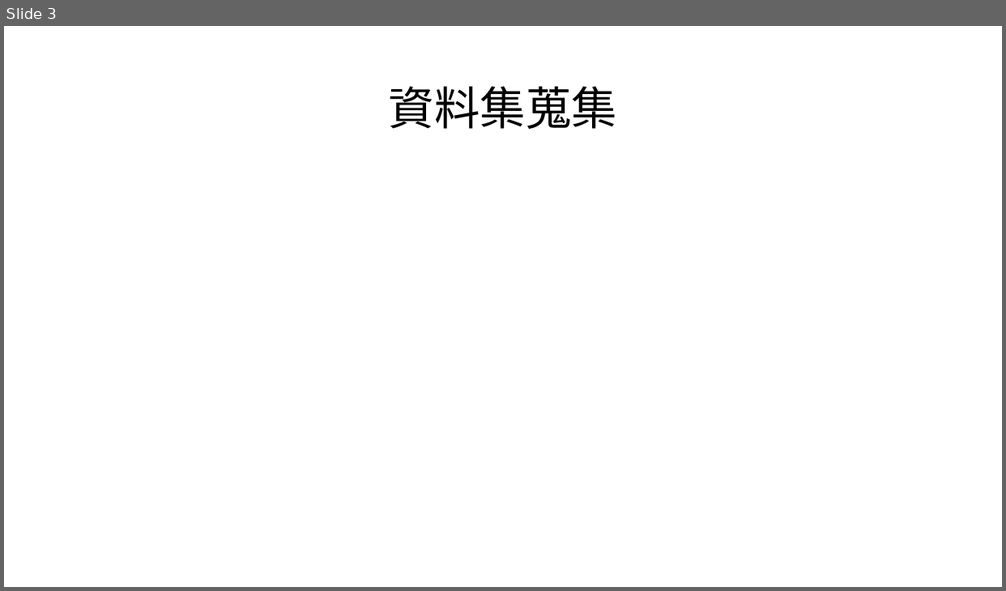
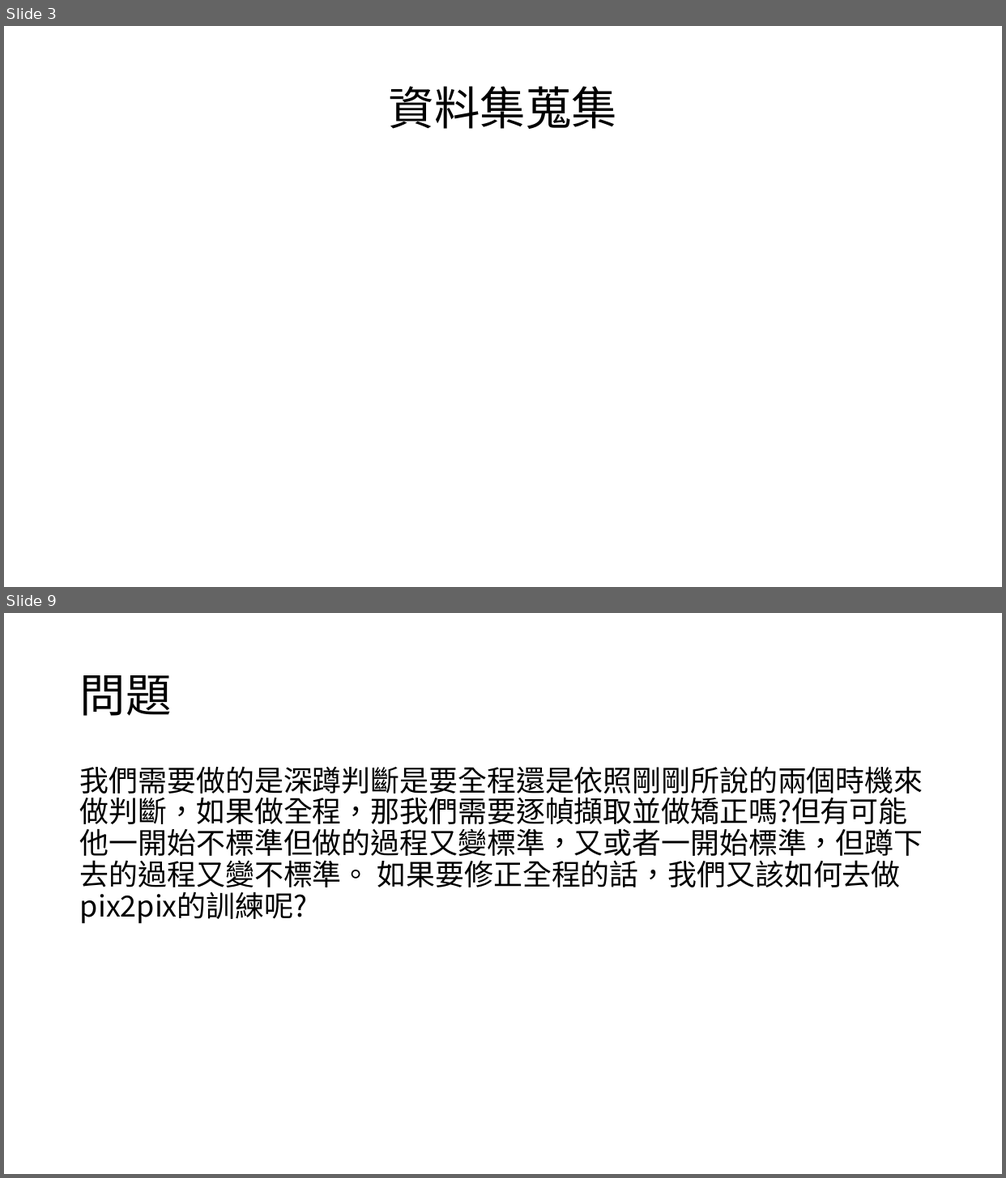
Before and after one commit to mizulun/seatpose-system, a slide deck: week21進度報告.pptx. Shown one above the other, each under a label of ours: slide 3 before the commit, slides 3 and 9 after it; the slides between them are not shown. The pictures are 1006x591 and 1006x1178 pixels, drawn with LibreOffice and Linux fonts; fonts in the diff are those of the drawing. Boxes give left, top, right and bottom in pixels: in the first picture for what was removed or moved away, otherwise in the second. Text is boxed around its words. In the diff, an @@ line names an element or a change of style, - is before the commit and + after.

```diff
--- a/week21進度報告.pptx
+++ b/week21進度報告.pptx
@@ slide 9 added at (4,613,1002,1174), background #FFFFFF @@
@@ title added at (80,675,172,716), 44 pt, text #000000 @@
+問題
@@ text added at (80,766,923,924), 28 pt, text #000000 @@
+我們需要做的是深蹲判斷是要全程還是依照剛剛所說的兩個時機來做判斷，如果做全程，那我們需要逐幀擷取並做矯正嗎?但有可能他一開始不標準但做的過程又變標準，又或者一開始標準，但蹲下去的過程又變不標準。 如果要修正全程的話，我們又該如何去做pix2pix的訓練呢?
```
Also in this commit, not shown: 5 other slides added, 1 slide removed.
